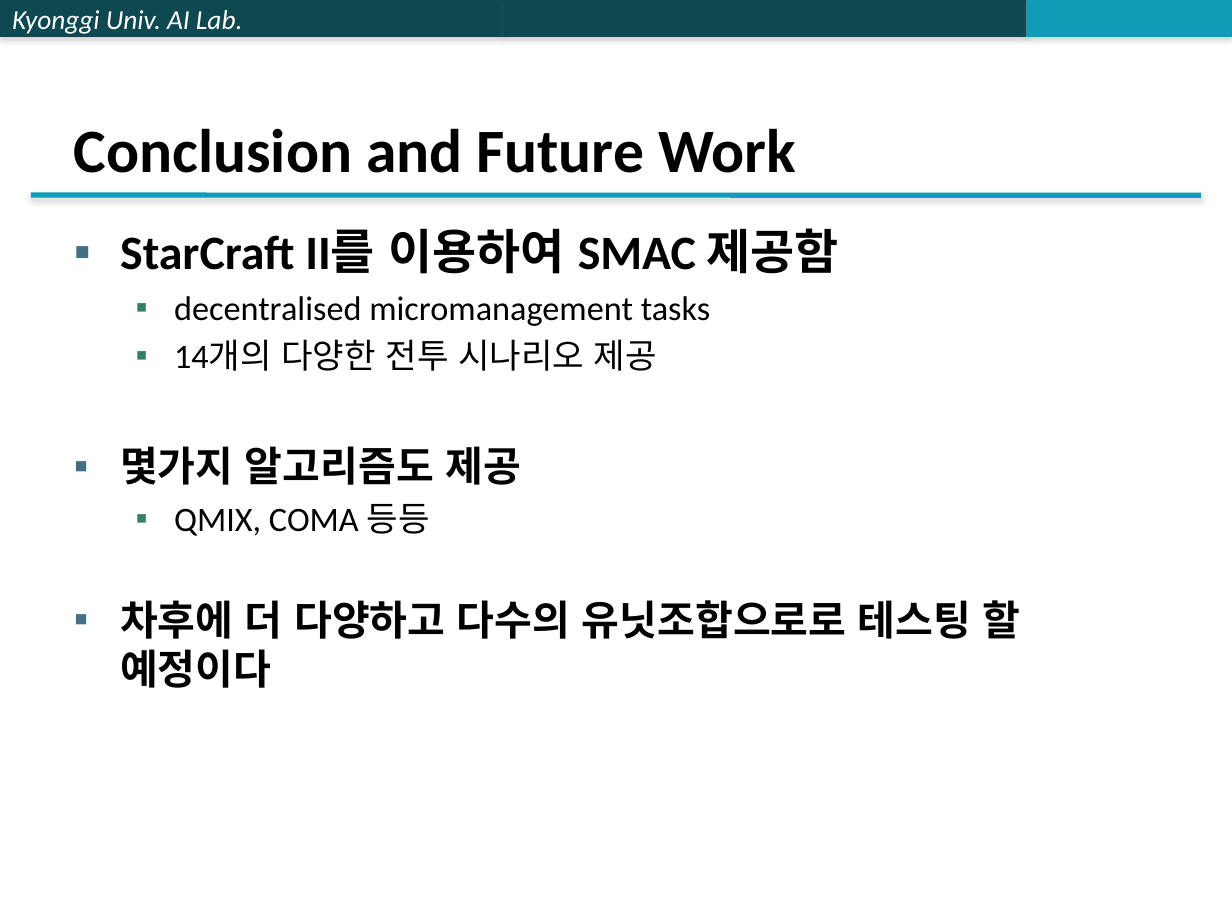
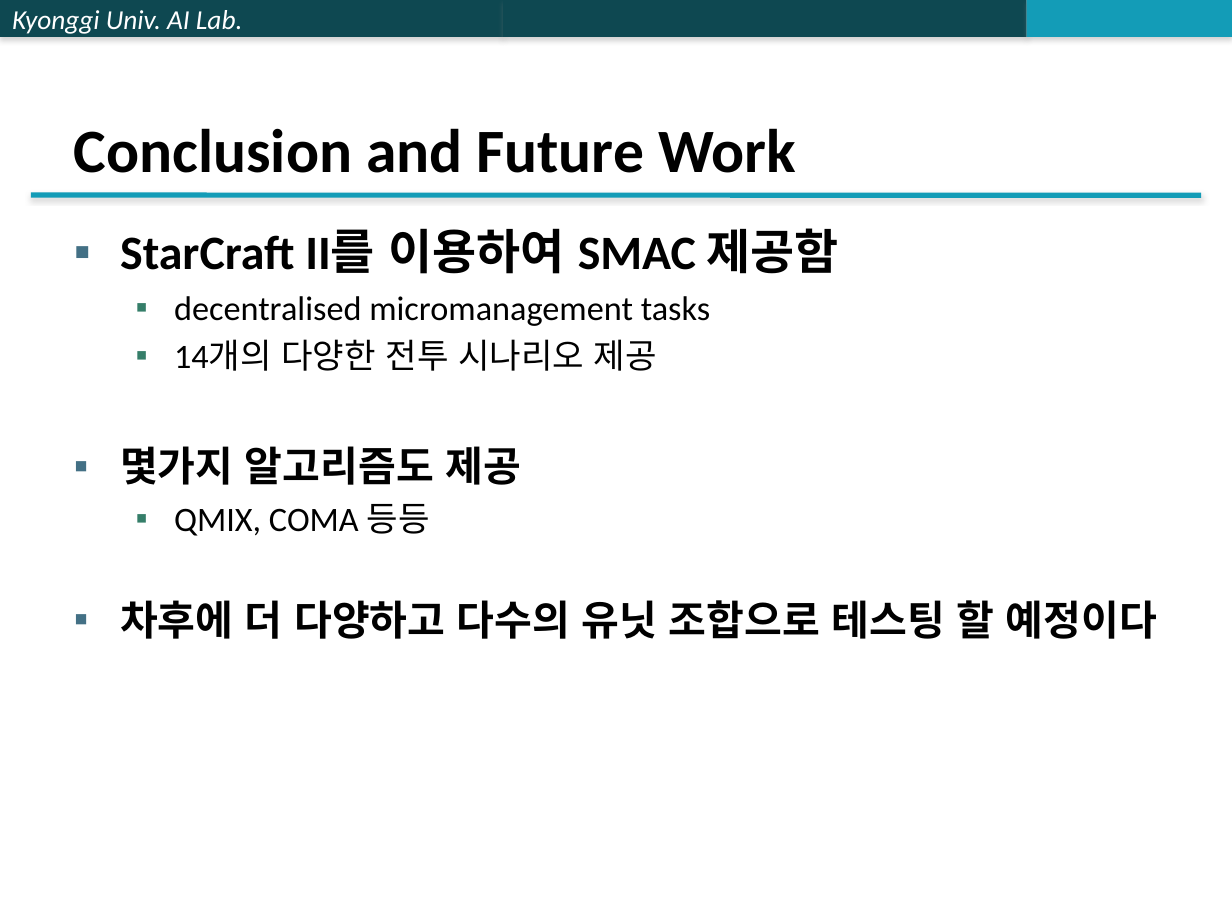
Before and after one commit to jk96491/PapersSeminar, a slide deck: slide 27 of Multi_Agent/PPTX/The StarCraft Multi-Agent Challenge.pptx (slide 29 before the commit). Drawn at 1232x924 pixels with LibreOffice and Linux fonts; fonts in the diff are those of the drawing. Boxes give left, top, right and bottom in pixels: in the first picture for what was removed or moved away, otherwise in the second. Text is boxed around its words. In the diff, an @@ line names an element or a change of style, - is before the commit and + after.

```diff
--- a/Multi_Agent/PPTX/The StarCraft Multi-Agent Challenge.pptx
+++ b/Multi_Agent/PPTX/The StarCraft Multi-Agent Challenge.pptx
@@ text at (120,600,1157,639): text changed @@
-▪ 차후에 더 다양하고 다수의 유닛조합으로로 테스팅 할 예정이다
+▪ 차후에 더 다양하고 다수의 유닛 조합으로 테스팅 할 예정이다
```
Also in this commit, not shown: 3 other slides changed, 2 slides removed.
